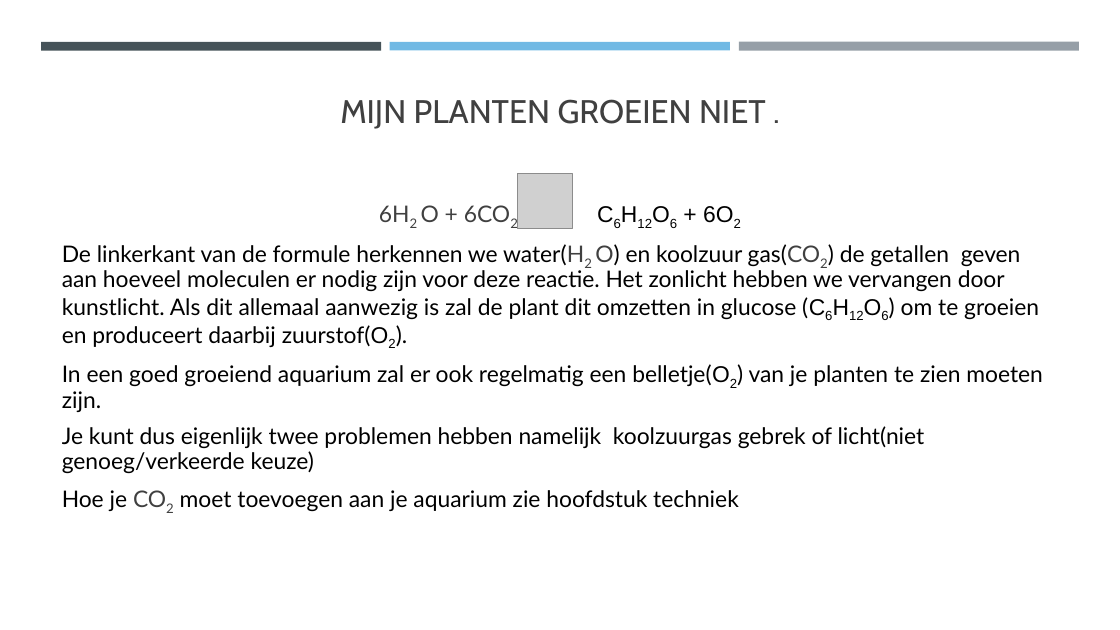
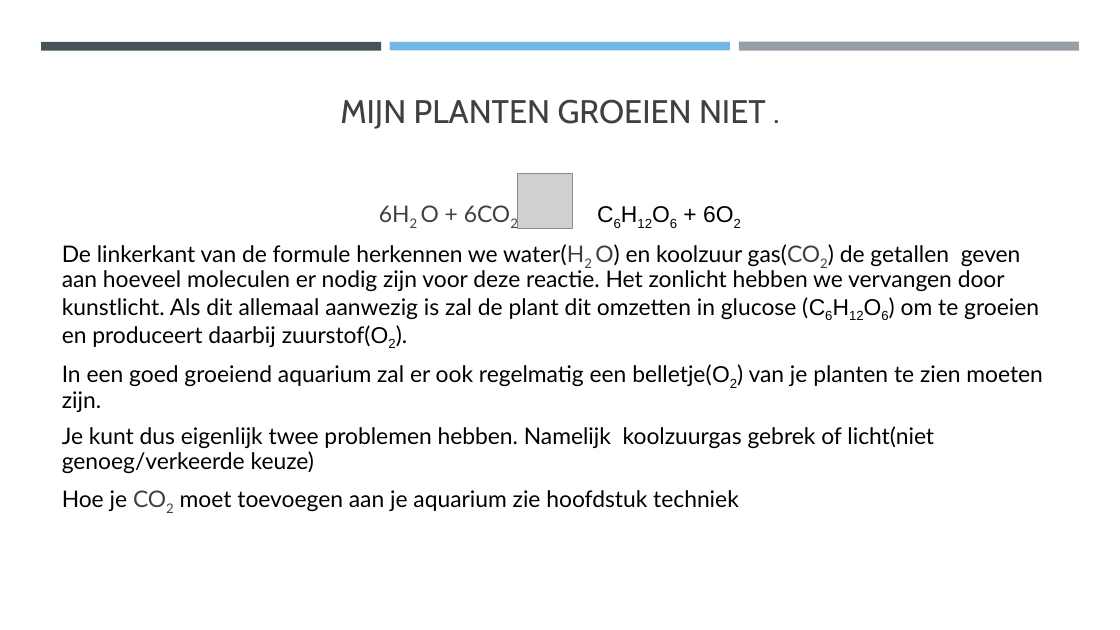
Before and after one commit to Riekusb/arduino, a slide deck: slide 12 of lezingen/basiskennis aquarium houden/Basiskennis aquarium.pptx. Drawn at 1120x630 pixels with LibreOffice and Linux fonts; fonts in the diff are those of the drawing; grey boxes stand for pictures. Boxes give left, top, right and bottom in pixels: in the first picture for what was removed or moved away, otherwise in the second. Text is boxed around its words. In the diff, an @@ line names an element or a change of style, - is before the commit and + after.

```diff
--- a/lezingen/basiskennis aquarium houden/Basiskennis aquarium.pptx
+++ b/lezingen/basiskennis aquarium houden/Basiskennis aquarium.pptx
@@ text at [62, 426, 934, 473]: text changed @@
-Je kunt dus eigenlijk twee problemen hebben namelijk koolzuurgas gebrek of licht(niet genoeg/verkeerde keuze)
+Je kunt dus eigenlijk twee problemen hebben. Namelijk koolzuurgas gebrek of licht(niet genoeg/verkeerde keuze)
```
Also in this commit, not shown: 19 other slides changed, 1 other file.
